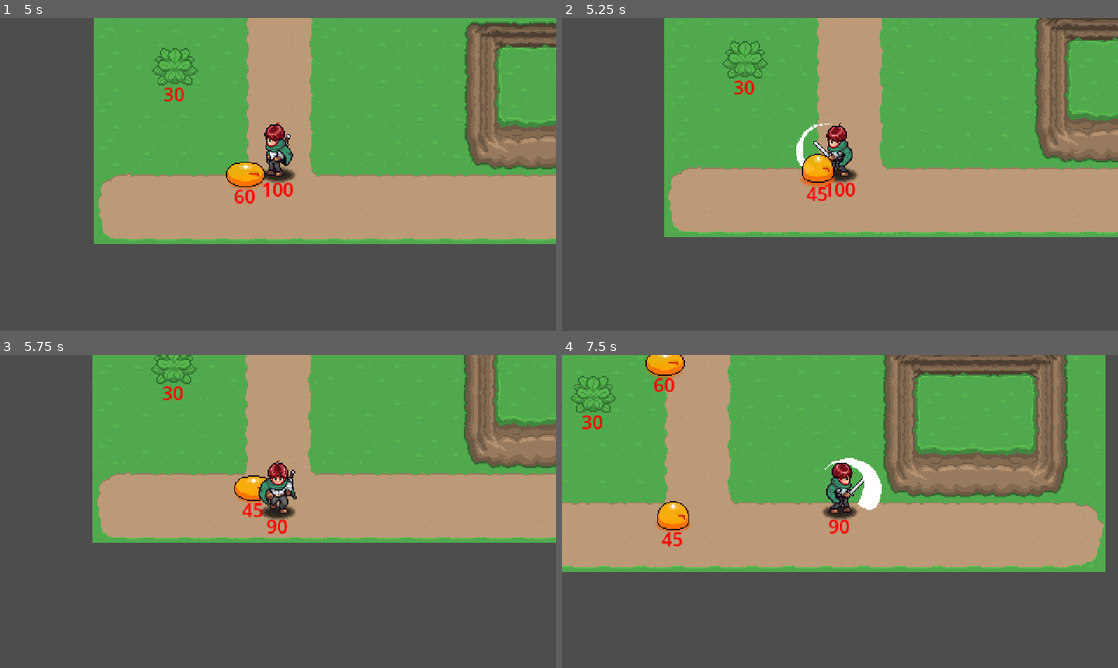
Above: before the commit, frames 1-4 (two rows, left to right).
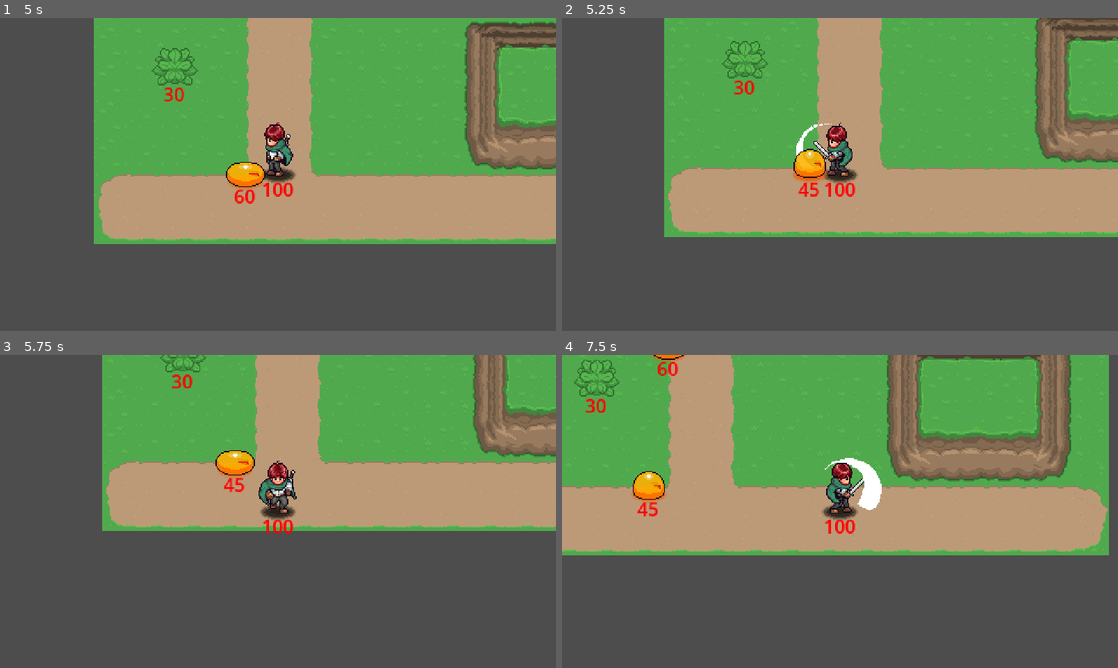
Above: after the commit, the same moments.

Repository: dylanwaling/aarpg
Game: Godot game, scene res://playground.tscn
Same seed, same stepped clock (60 frames per second), same inputs: the game is played once before the commit and once after it. Sound files missing from this copy of the repository are replaced by a short silence.
Inputs (mouse positions are in pixels of both pictures, inside the frame that each line leads up to):
- Up to frame 1 (5 s): move the mouse to (400, 158) at 0.52 s; press the mouse at (400, 158) at 0.53 s; hold D (right) 0.53-1.28 s; move the mouse to (166, 190) at 1.27 s; release the mouse at (166, 190) at 1.28 s; hold S (down) 1.28-2.03 s; click (166, 190) at 1.35 s; move the mouse to (333, 105) at 2.02 s; hold D (right) 2.03-2.78 s; hold Space (dash) 2.03-2.78 s; click (333, 105) at 2.3 s; move the mouse to (250, 237) at 2.77 s; hold W (up) 2.78-3.53 s; click (250, 237) at 2.85 s; move the mouse to (444, 221) at 3.52 s; press the mouse at (444, 221) at 3.53 s; hold A (left) from 3.53 s (still down); move the mouse to (111, 127) at 4.27 s; release the mouse at (111, 127) at 4.28 s; tap Space (dash) at 4.35 s; click (111, 127) at 4.55 s
- Up to frame 2 (5.25 s): move the mouse to (867, 174) at 5.02 s; release A (left) at 5.03 s; press the mouse at (867, 174) at 5.03 s; hold S (down) from 5.03 s (still down)
- Up to frame 3 (5.75 s): keep holding S (down)
- Up to frame 4 (7.5 s): move the mouse to (756, 433) at 5.77 s; release S (down) at 5.78 s; release the mouse at (756, 433) at 5.78 s; hold D (right) 5.78-6.53 s; click (756, 433) at 5.85 s; move the mouse to (962, 495) at 6.52 s; hold W (up) 6.53-7.28 s; hold Space (dash) 6.53-7.28 s; click (962, 495) at 6.8 s; move the mouse to (728, 527) at 7.27 s; hold D (right) from 7.28 s (still down); click (728, 527) at 7.35 s

Frame 1 is identical in both runs. In frame 2, 0.7% of the frame differs, in the area x 41-50%, y 41-59%; in frame 3, 14%; in frame 4, 21%, in the area x 0-99%, y 0-70%.

Commit message:
0.0.50 knockback stable

Diff:
--- a/GeneralNodes/Hitbox/Hitbox.gd
+++ b/GeneralNodes/Hitbox/Hitbox.gd
@@ -53,8 +53,9 @@
 	if target_owner in _targets_hit:
 		return
 
-	# Deal damage through the hurtbox
-	area.take_hit(damage, knockback_force, global_position)
+	# Deal damage through the hurtbox (use parent's center position as source)
+	var source_pos = get_parent().global_position if get_parent() else global_position
+	area.take_hit(damage, knockback_force, source_pos)
 
 	# Track this target
 	_targets_hit.append(target_owner)
--- a/GeneralNodes/Hurtbox/HurtBox.gd
+++ b/GeneralNodes/Hurtbox/HurtBox.gd
@@ -45,6 +45,7 @@
 	# Apply knockback to parent (skip for plants and environment objects)
 	var parent = get_parent()
 	if parent and parent.has_method("apply_knockback") and knockback_force > 0 and not parent.is_in_group("environment"):
+		# Direction FROM source TO target (pushes away from attacker)
 		var direction = (global_position - source_position).normalized()
 		var knockback_vector = direction * knockback_force
 		parent.apply_knockback(knockback_vector)
